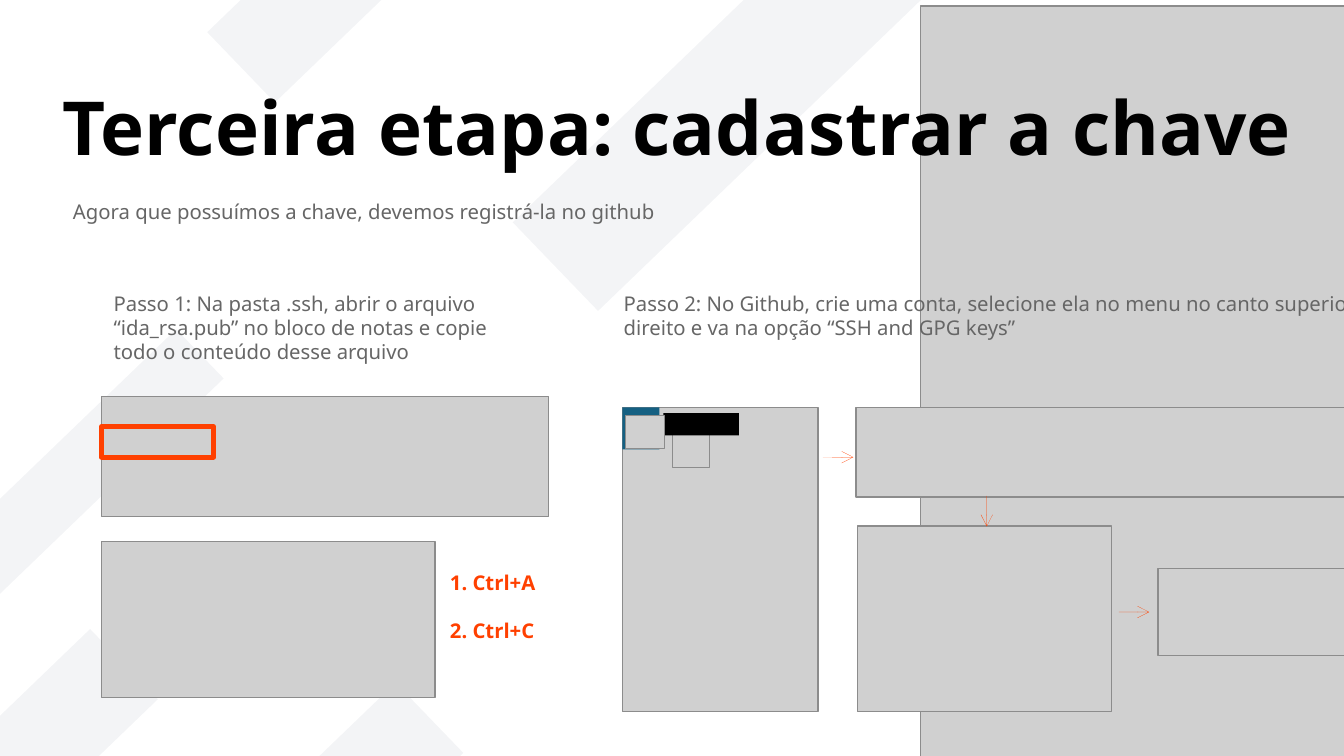
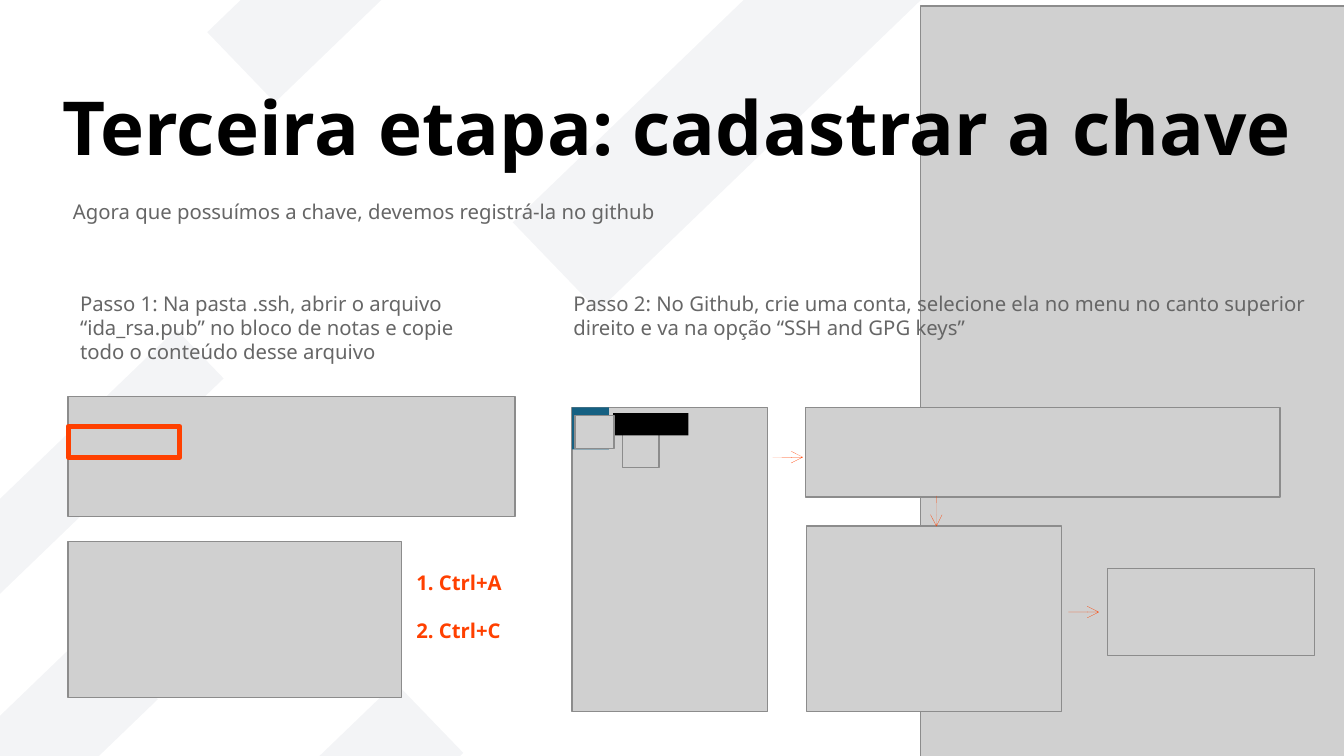
Before and after one commit to LORENZOCIRCELLI/Course-GitHubMasterclass, a slide deck: slide 11 of Apresentação/Git e Github.pptx. Drawn at 1344x756 pixels with LibreOffice and Linux fonts; fonts in the diff are those of the drawing; grey boxes stand for pictures. Boxes give left, top, right and bottom in pixels: in the first picture for what was removed or moved away, otherwise in the second. Text is boxed around its words. In the diff, an @@ line names an element or a change of style, - is before the commit and + after.

```diff
--- a/Apresentação/Git e Github.pptx
+++ b/Apresentação/Git e Github.pptx
@@ picture: place and size @@
-picture at (856,407,1344,498)
+picture at (806,407,1281,498)
@@ 2 pictures, 2 texts, 1 freeform shape: place and size @@
-2 pictures, 2 texts, 1 freeform shape at (101,295,549,698)
+2 pictures, 2 texts, 1 freeform shape at (68,295,516,698)
@@ picture: place and size @@
-picture at (1159,568,1344,655)
+picture at (1109,568,1315,655)
@@ 4 pictures, 3 arrows, 2 freeform shapes, 1 text: place and size @@
-4 pictures, 3 arrows, 2 freeform shapes, 1 text at (623,291,1269,712)
+4 pictures, 3 arrows, 2 freeform shapes, 1 text at (572,291,1304,712)
```
Also in this commit, not shown: 3 other slides changed.
